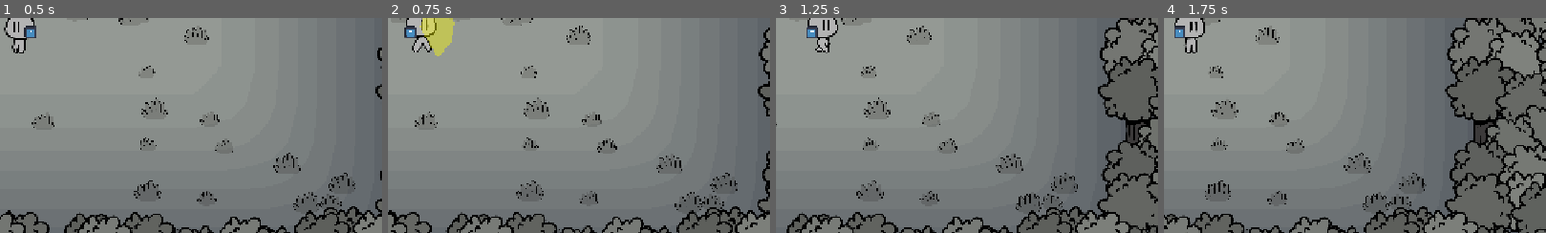
Above: before the commit, frames 1-4 (left to right).
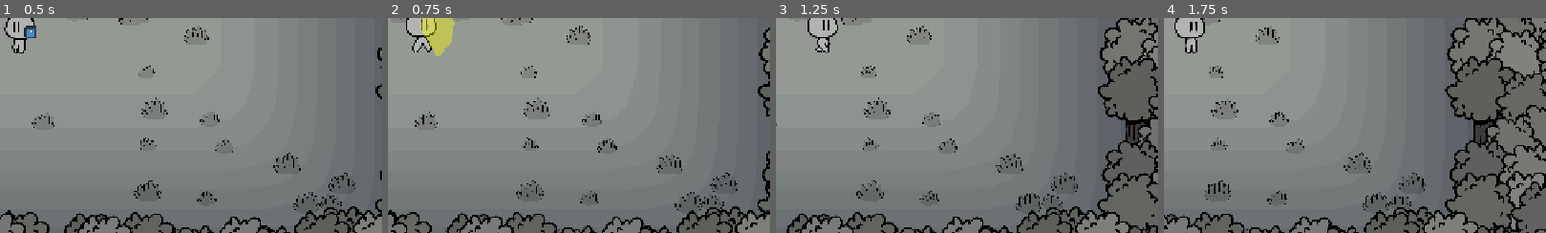
Above: after the commit, the same moments.

Repository: Saitamadupauvre/brotatomato
Game: Godot game, scene res://scenes/main/main.tscn
Two runs of this game, one before a commit and one after it. Both use one fixed random seed, a clock stepped at 60 frames per second and the inputs below. The engine's default icon, where the game draws it, is replaced by a stand-in: a white triangle on a blue panel in a dark square.
Inputs (mouse positions are % of the whole screen's width and height, from its top left):
- Up to frame 1 (0.5 s): no input
- Up to frame 2 (0.75 s): move the mouse to (72, 45) at 0.52 s; hold D (move_right) from 0.53 s (still down); tap Q (swap_weapon) at 0.6 s; click (72, 45) at 0.67 s
- Up to frame 3 (1.25 s): keep holding D (move_right)
- Up to frame 4 (1.75 s): release D (move_right) at 1.25 s; drag from (30, 55) to (54, 50) at 1.27 s
The pictures show only the part of the screen within x 47-97%, y 48-98%; the shares and areas given below are measured in that part.

Frame 1 is identical in both runs. In frame 2, 0.2% of the frame differs, in the area x 4-8%, y 3-10%; in frame 3, 0.2%; in frame 4, 0.2%.
Error in both runs: Out of bounds get index '1' (on base: 'Dictionary') (res://scenes/ui/inventory_menu.gd:40)

Commit message:
feat(player): switch active weapon with input action

Diff:
--- a/scenes/player/player.gd
+++ b/scenes/player/player.gd
@@ -90,19 +90,33 @@
 	_attack_hitbox.monitoring = false
 	_attack_hitbox.scale = Vector2.ONE * (melee_range / MELEE_SHAPE_REACH)
 	GameState.equipment_changed.connect(_on_equipment_changed)
-	_on_equipment_changed(EquipmentData.EquipSlot.WEAPON, "") # sync held sprite to whatever's already equipped
+	GameState.active_weapon_changed.connect(_on_active_weapon_changed)
+	_sync_active_weapon() # sync held sprite to whatever's already equipped
 
 
 func _on_equipment_changed(slot: EquipmentData.EquipSlot, _item_id: String) -> void:
-	if slot == EquipmentData.EquipSlot.WEAPON:
-		equipped_weapon = GameState.get_equipped(slot) as WeaponData
-		_held_item.texture = equipped_weapon.icon if equipped_weapon else null
-		_held_item.visible = equipped_weapon != null
-		_current_ammo = equipped_weapon.magazine_size if equipped_weapon and equipped_weapon.magazine_size > 0 else -1
-		_is_reloading = false
-		ammo_changed.emit(max(_current_ammo, 0), equipped_weapon.magazine_size if equipped_weapon else 0)
+	if slot == EquipmentData.EquipSlot.WEAPON or slot == EquipmentData.EquipSlot.WEAPON_2:
+		if slot == GameState.active_weapon_slot:
+			_sync_active_weapon()
 	else:
 		_recompute_armor_reduction()
+
+
+func _on_active_weapon_changed(_slot: EquipmentData.EquipSlot) -> void:
+	_sync_active_weapon()
+
+
+## Refreshes held-item sprite, ammo state and equipped_weapon from
+## whichever weapon slot is currently active (#50) — shared by both the
+## "a weapon slot's contents changed" and "the active slot itself
+## swapped" paths, since either can change what's effectively in hand.
+func _sync_active_weapon() -> void:
+	equipped_weapon = GameState.get_active_weapon() as WeaponData
+	_held_item.texture = equipped_weapon.icon if equipped_weapon else null
+	_held_item.visible = equipped_weapon != null
+	_current_ammo = equipped_weapon.magazine_size if equipped_weapon and equipped_weapon.magazine_size > 0 else -1
+	_is_reloading = false
+	ammo_changed.emit(max(_current_ammo, 0), equipped_weapon.magazine_size if equipped_weapon else 0)
 
 
 func _recompute_armor_reduction() -> void:
@@ -162,6 +176,9 @@
 
 	if Input.is_action_just_pressed("reload") and _can_reload():
 		_start_reload()
+
+	if Input.is_action_just_pressed("swap_weapon"):
+		GameState.swap_active_weapon()
 
 	move_and_slide()
 	if _last_move_direction.x != 0.0:
